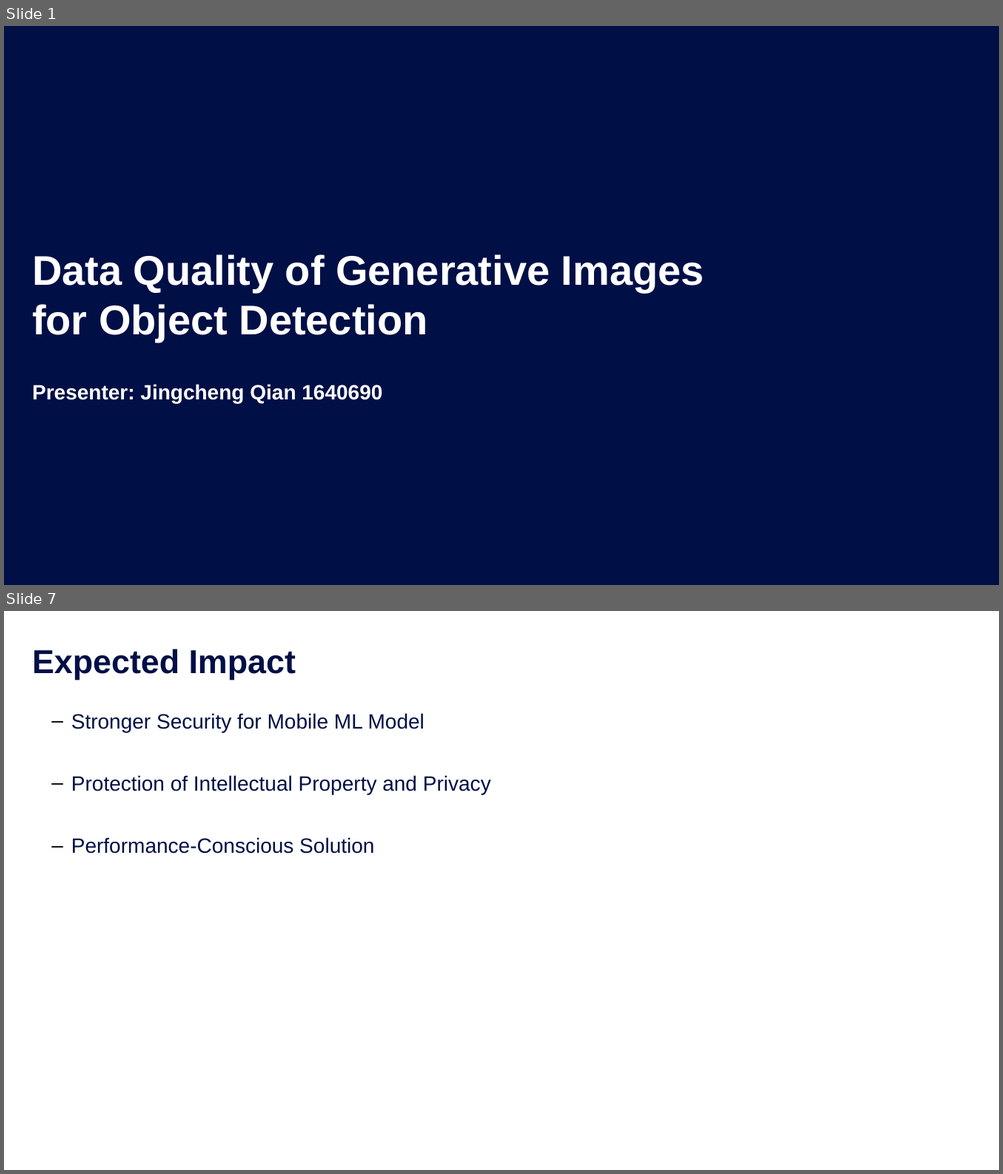
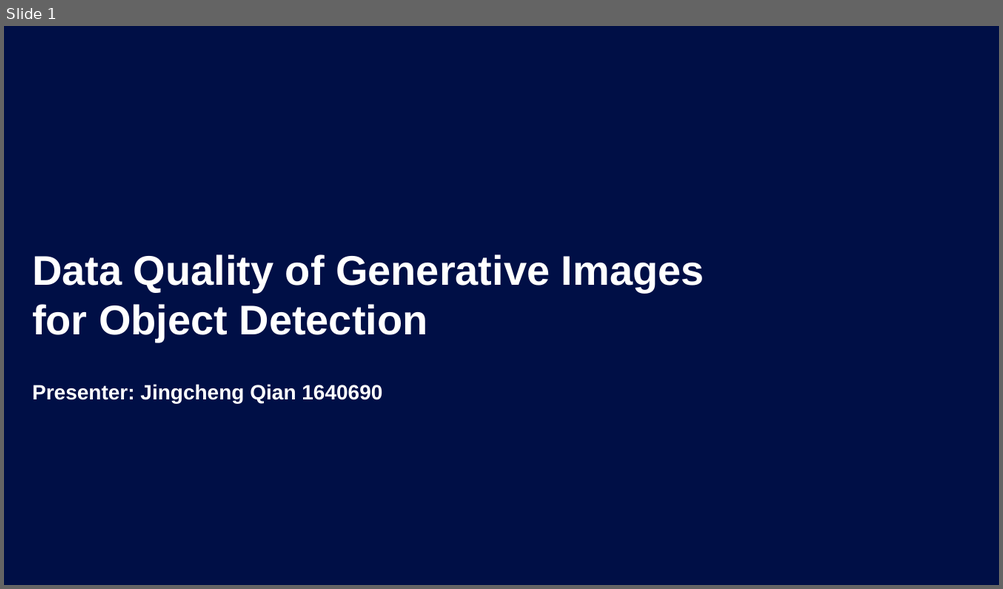
Before and after one commit to chengchengchenchen/MCS-Research-Project, a slide deck: doc/Presentation.pptx. Shown one above the other, each under a label of ours: slides 1 and 7 before the commit, slide 1 after it; the slides between them are not shown. The pictures are 1003x1174 and 1003x589 pixels, drawn with LibreOffice and Linux fonts; fonts in the diff are those of the drawing; background and template pictures are left out. Boxes give left, top, right and bottom in pixels: in the first picture for what was removed or moved away, otherwise in the second. Text is boxed around its words. In the diff, an @@ line names an element or a change of style, - is before the commit and + after.

```diff
--- a/doc/Presentation.pptx
+++ b/doc/Presentation.pptx
@@ slide 7 removed at <box>4,611,999,1170</box>, background #FFFFFF @@
@@ title removed at <box>32,649,296,680</box> @@
-Expected Impact
@@ text removed at <box>71,713,491,854</box> @@
-      ‒ Stronger Security for Mobile ML Model
-      ‒ Protection of Intellectual Property and Privacy
-      ‒ Performance-Conscious Solution
```
Also in this commit, not shown: 17 slides added, 6 other slides removed, 15 other files.
